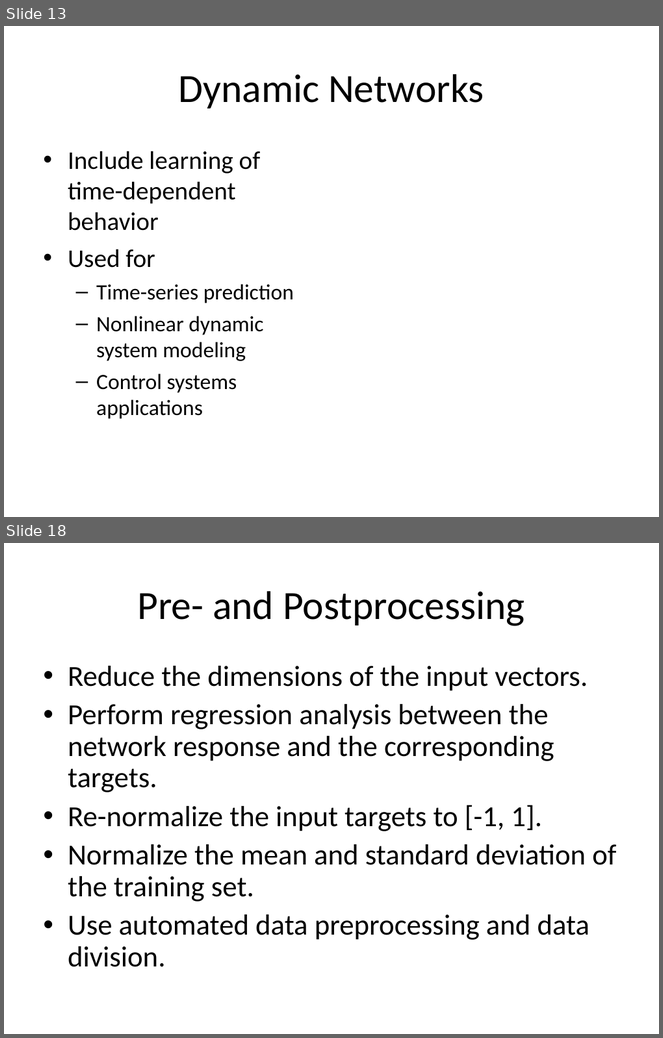
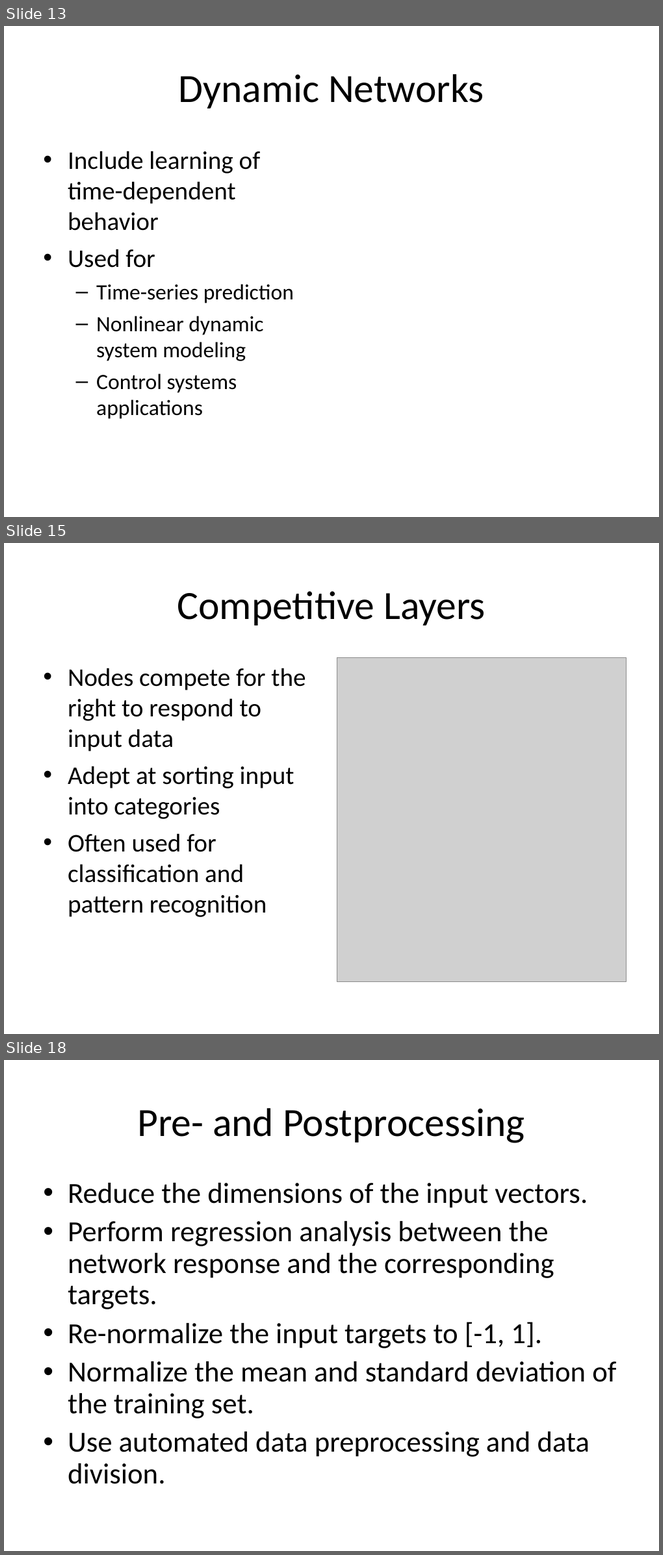
Before and after one commit to mazzas/School, a slide deck: SE4910/Project/Neural Network Toolbox.ppt. Shown one above the other, each under a label of ours: slides 13 and 18 before the commit, slides 13, 15 and 18 after it; the slides between them are not shown. The pictures are 663x1038 and 663x1555 pixels, drawn with LibreOffice and Linux fonts; fonts in the diff are those of the drawing; grey boxes stand for pictures. Boxes give left, top, right and bottom in pixels: in the first picture for what was removed or moved away, otherwise in the second. Text is boxed around its words. In the diff, an @@ line names an element or a change of style, - is before the commit and + after.

Commit message:
competed summary of capabilities

```diff
--- a/SE4910/Project/Neural Network Toolbox.ppt
+++ b/SE4910/Project/Neural Network Toolbox.ppt
@@ slide 15 added at (x1=4, y1=543, x2=659, y2=1034), background #FFFFFF @@
@@ title added at (x1=178, y1=591, x2=486, y2=626), 44 pt, text #000000 @@
+Competitive Layers
@@ picture added at (x1=337, y1=657, x2=627, y2=982) @@
@@ text added at (x1=68, y1=668, x2=306, y2=917), 28 pt, text #000000 @@
+• Nodes compete for the right to respond to input data
+• Adept at sorting input into categories
+• Often used for classification and pattern recognition
```
Also in this commit, not shown: 7 slides changed, 2 other slides added, 3 slides removed.
